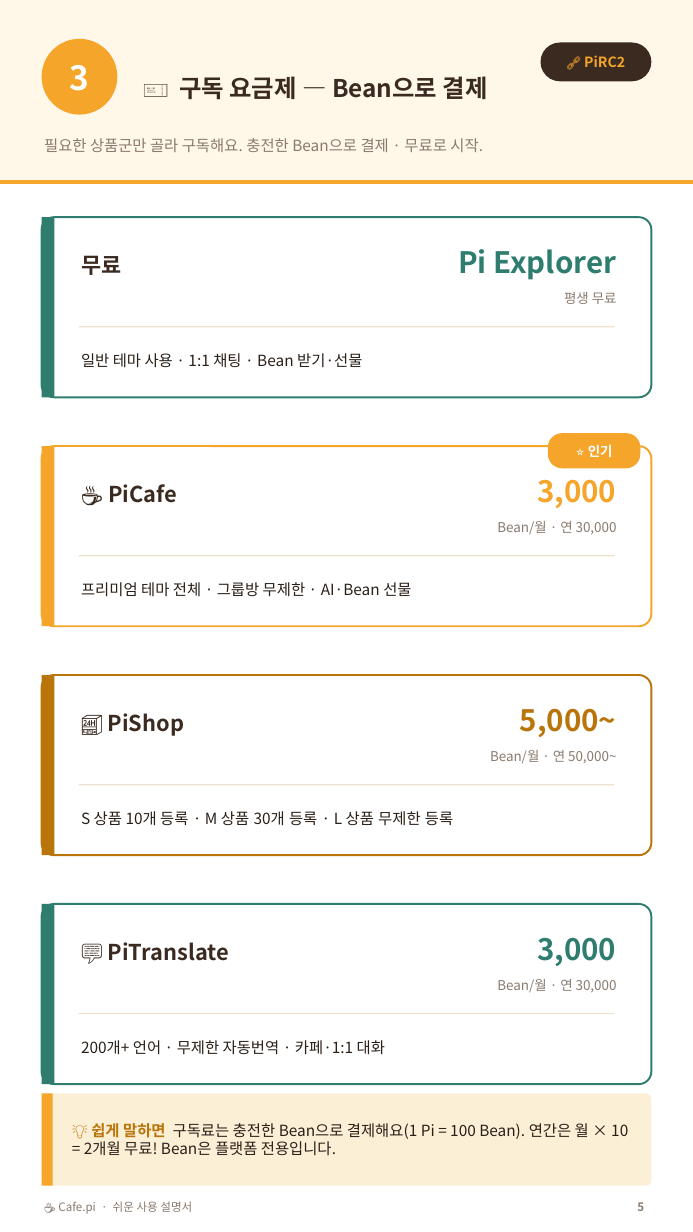
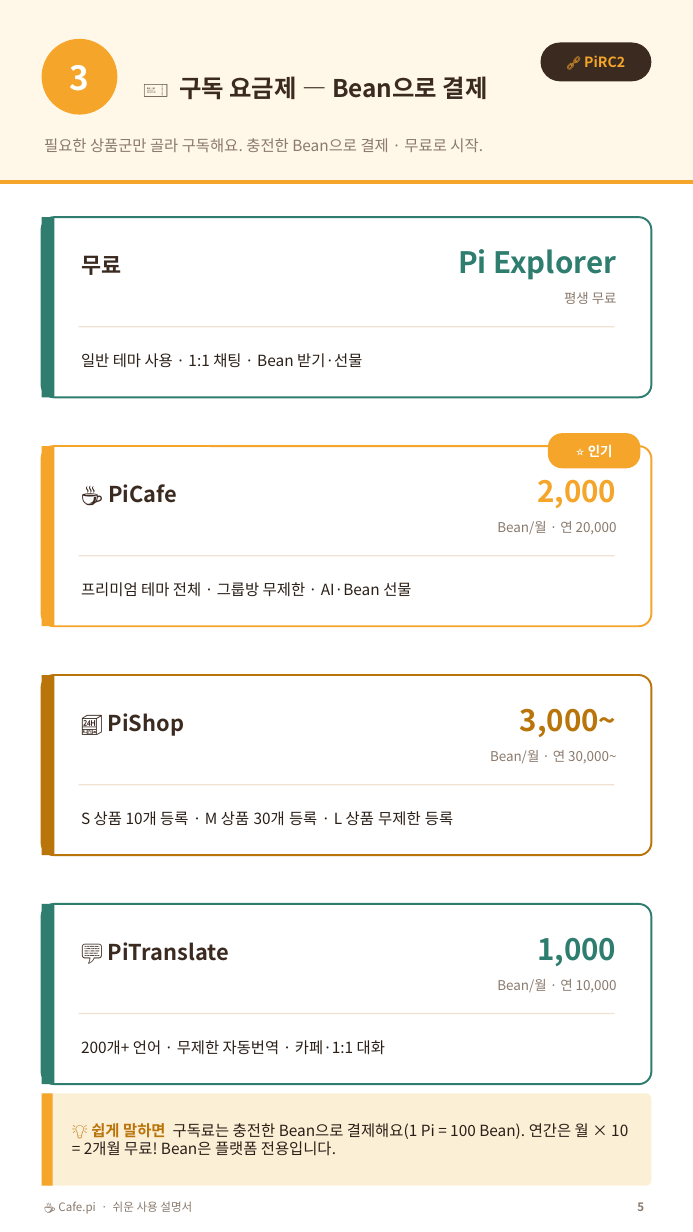
Before and after one commit to anakinwon/loginpi, a slide deck: slide 5 of docs/Cafe.pi_쉬운_사용자매뉴얼_세로.pptx. Drawn at 693x1232 pixels with LibreOffice and Linux fonts; fonts in the diff are those of the drawing. Boxes give left, top, right and bottom in pixels: in the first picture for what was removed or moved away, otherwise in the second. Text is boxed around its words. In the diff, an @@ line names an element or a change of style, - is before the commit and + after.

```diff
--- a/docs/Cafe.pi_쉬운_사용자매뉴얼_세로.pptx
+++ b/docs/Cafe.pi_쉬운_사용자매뉴얼_세로.pptx
@@ text at box(537, 479, 616, 508): text changed @@
-3,000
+2,000
@@ text at box(497, 521, 617, 535): text changed @@
-Bean/월 · 연 30,000
+Bean/월 · 연 20,000
@@ text at box(520, 708, 617, 737): text changed @@
-5,000~
+3,000~
@@ text at box(490, 750, 616, 763): text changed @@
-Bean/월 · 연 50,000~
+Bean/월 · 연 30,000~
@@ text at box(537, 937, 616, 966): text changed @@
-3,000
+1,000
@@ text at box(497, 979, 617, 993): text changed @@
-Bean/월 · 연 30,000
+Bean/월 · 연 10,000
```
Also in this commit, not shown: 2 other slides changed, 11 other files.
